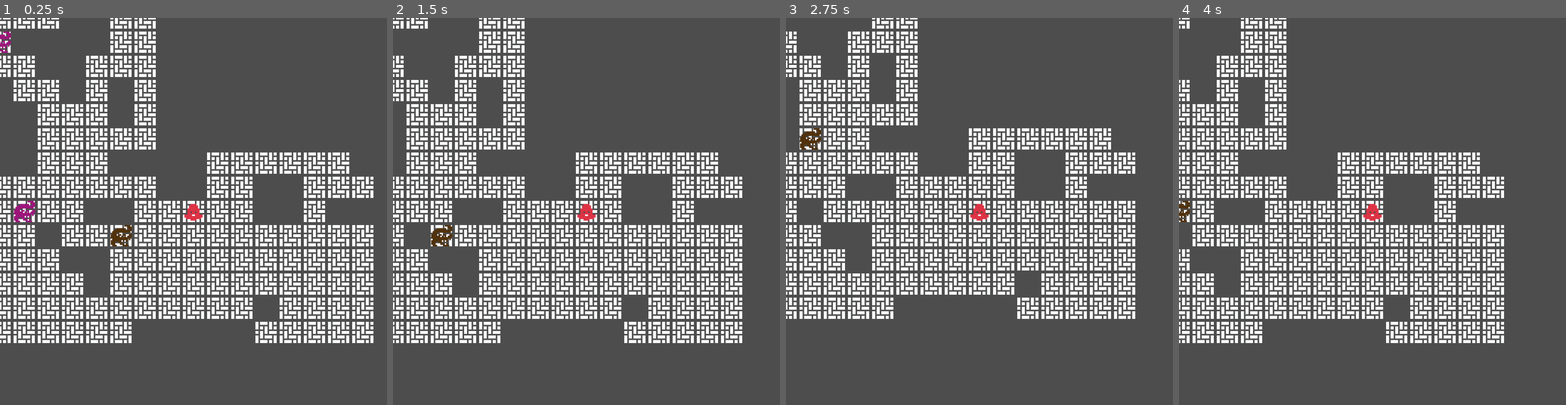
Above: before the commit, frames 1-4 (left to right).
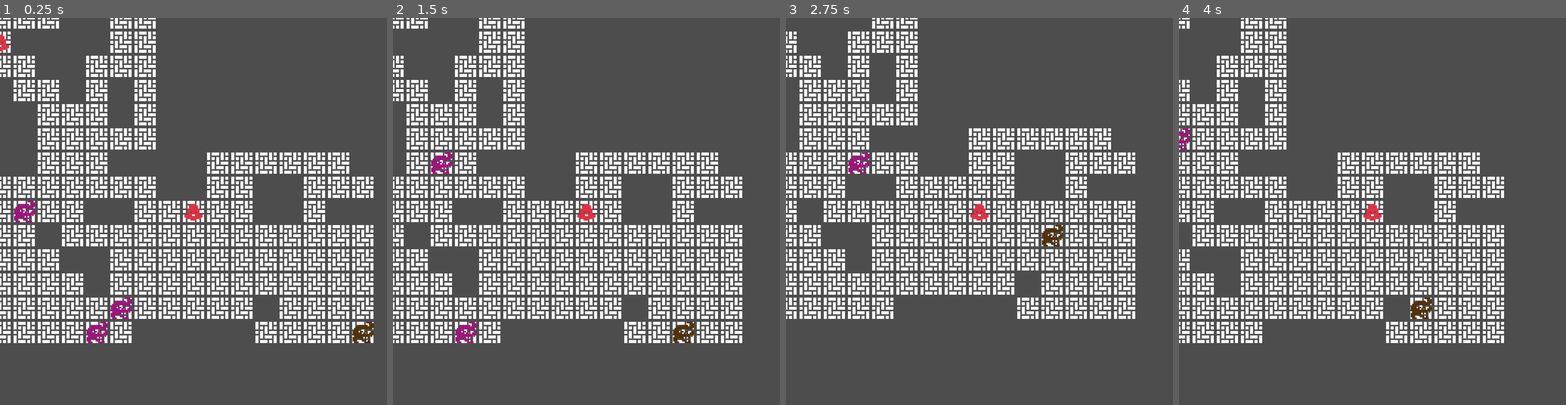
Above: after the commit, the same moments.

Repository: jimkang/throng
Game: Godot game, scene res://throng_root_node.tscn
Two runs of this game, one before a commit and one after it. Both use one fixed random seed, a clock stepped at 60 frames per second and the inputs below.
Inputs:
- Up to frame 1 (0.25 s): no input
- Up to frame 2 (1.5 s): tap Enter at 0.5 s; hold Right (ui_right) 0.53-1.28 s; tap Space at 1.25 s; hold Down (ui_down) from 1.28 s (still down)
- Up to frame 3 (2.75 s): tap Enter at 2 s; release Down (ui_down) at 2.03 s; hold Right (ui_right) from 2.03 s (still down)
- Up to frame 4 (4 s): tap Space at 2.75 s; release Right (ui_right) at 2.78 s; hold Up (ui_up) 2.78-3.53 s; tap Enter at 3.5 s; hold Left (ui_left) from 3.53 s (still down)

The runs differ from the first frame. In frame 1, 0.9% of the frame differs, in the area x 0-97%, y 3-84%; in frame 2, 0.8%; in frame 3, 0.6%; in frame 4, 0.4%.

Commit message:
Mix up the NPCs.

Diff:
--- a/throng_root_node.gd
+++ b/throng_root_node.gd
@@ -56,13 +56,16 @@
 	throng.position = player.position
 
 	for i in 5:
-		var alligator = alligator_scene.instantiate()
-		alligator.name = '%s_%d' % [alligator.get_class(), i]
+		var indiv_scene = individual_scene
+		if randi_range(0, 3) > 0:
+			indiv_scene = alligator_scene
+		var individual = indiv_scene.instantiate()
+		individual.name = '%s_%d' % [individual.get_class(), i]
 		#alligator.unique_name_in_owner = true
-		add_child(alligator)
-		var alligator_location = Vector2(possible_individual_locations.pick_random())
-		alligator.change_position((alligator_location + half_unit_vec) * tile_size)
-		possible_individual_locations.erase(alligator_location)
+		add_child(individual)
+		var location = Vector2(possible_individual_locations.pick_random())
+		individual.change_position((location + half_unit_vec) * tile_size)
+		possible_individual_locations.erase(location)
 		#alligator.sync_presentation()
 
 	throng.add(player)
